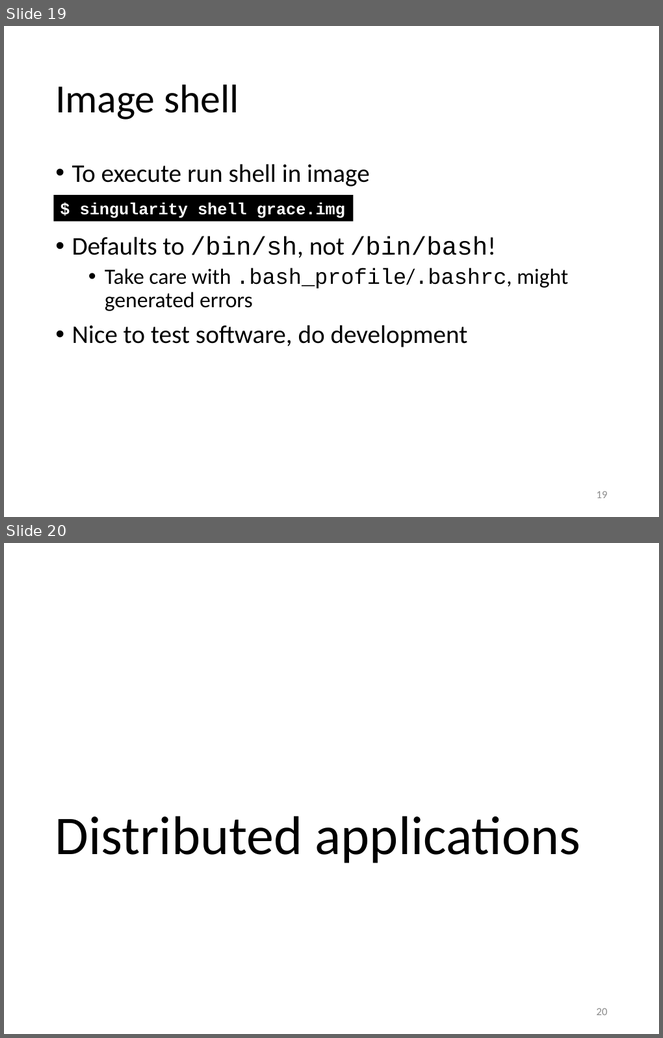
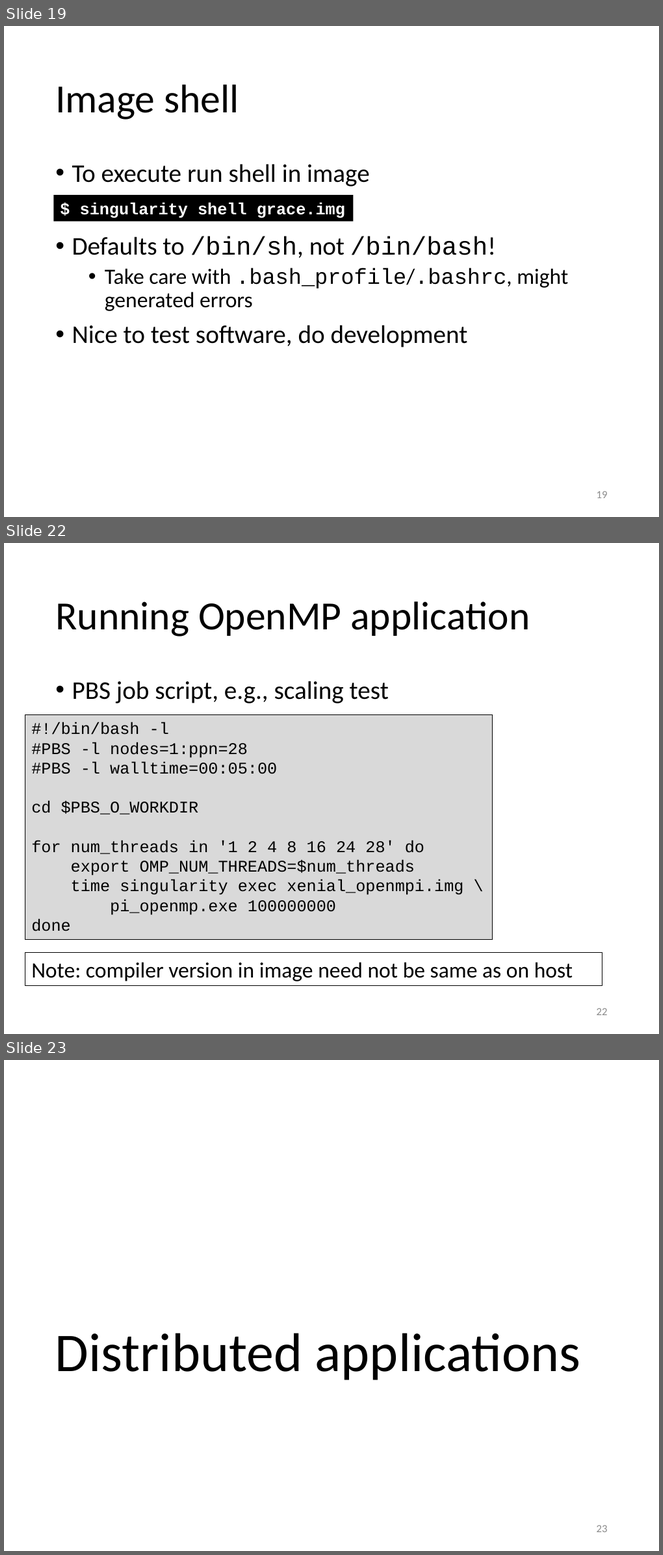
Before and after one commit to gjbex/training-material, a slide deck: Virtualization/singularity.pptx. Shown one above the other, each under a label of ours: slides 19 and 20 before the commit, slides 19, 22 and 23 after it; the slides between them are not shown. The pictures are 663x1038 and 663x1555 pixels, drawn with LibreOffice and Linux fonts; fonts in the diff are those of the drawing. Boxes give left, top, right and bottom in pixels: in the first picture for what was removed or moved away, otherwise in the second. Text is boxed around its words. In the diff, an @@ line names an element or a change of style, - is before the commit and + after.

Commit message:
Added OpenMP example

```diff
--- a/Virtualization/singularity.pptx
+++ b/Virtualization/singularity.pptx
@@ slide 22 added at box(4, 543, 659, 1034), background #FFFFFF @@
@@ title added at box(55, 601, 530, 637), 44 pt, text #000000 @@
+Running OpenMP application
@@ text added at box(72, 681, 389, 704), 28 pt, text #000000 @@
+• PBS job script, e.g., scaling test
@@ rectangle added at box(25, 715, 493, 940), fill #D9D9D9, outline #000000 0.75 pt, 18 pt, text #000000 @@
+#!/bin/bash -l
+#PBS -l nodes=1:ppn=28
+#PBS -l walltime=00:05:00
+cd $PBS_O_WORKDIR
+for num_threads in '1 2 4 8 16 24 28' do
+export OMP_NUM_THREADS=$num_threads
+time singularity exec xenial_openmpi.img \
+pi_openmp.exe 100000000
+done
@@ rectangle added at box(25, 953, 602, 986), outline #000000 0.75 pt, 24 pt, text #000000 @@
+Note: compiler version in image need not be same as on host
@@ page number added at box(597, 1008, 608, 1016), 12 pt, text #8C8C8C @@
+22
@@ what was slide 20 is now slide 23 @@
@@ page number at box(597, 1525, 608, 1533): text changed @@
-20
+23
```
Also in this commit, not shown: 1 slide changed, 2 other slides added.
